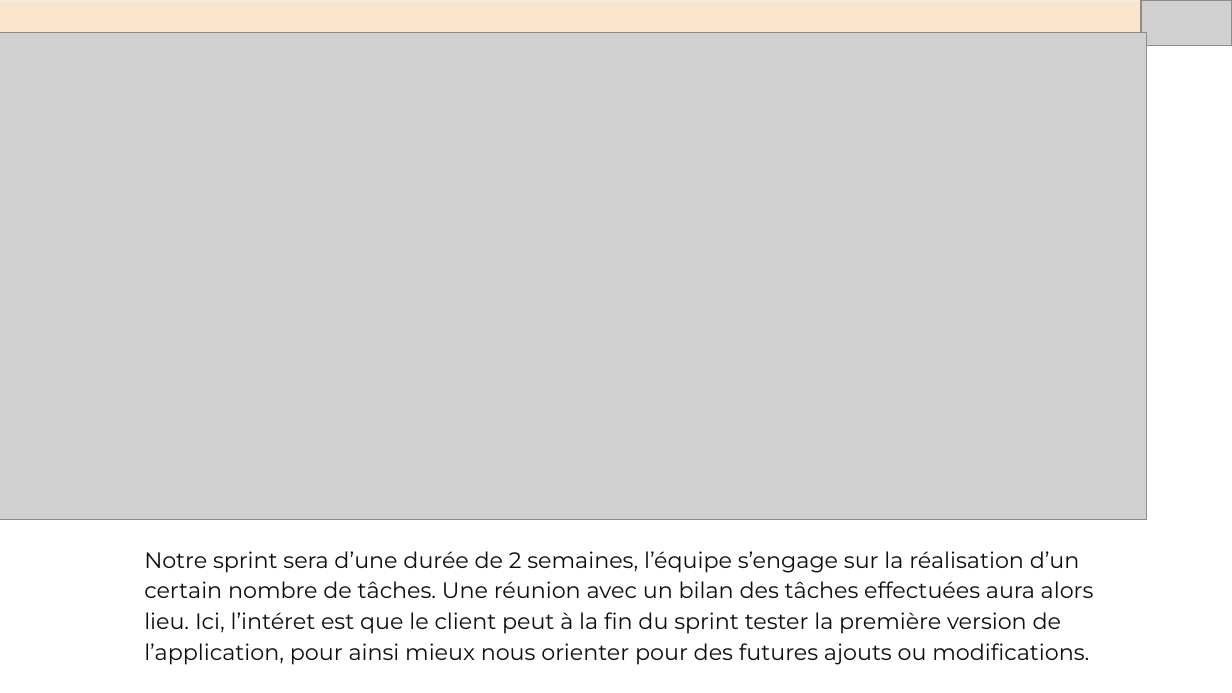
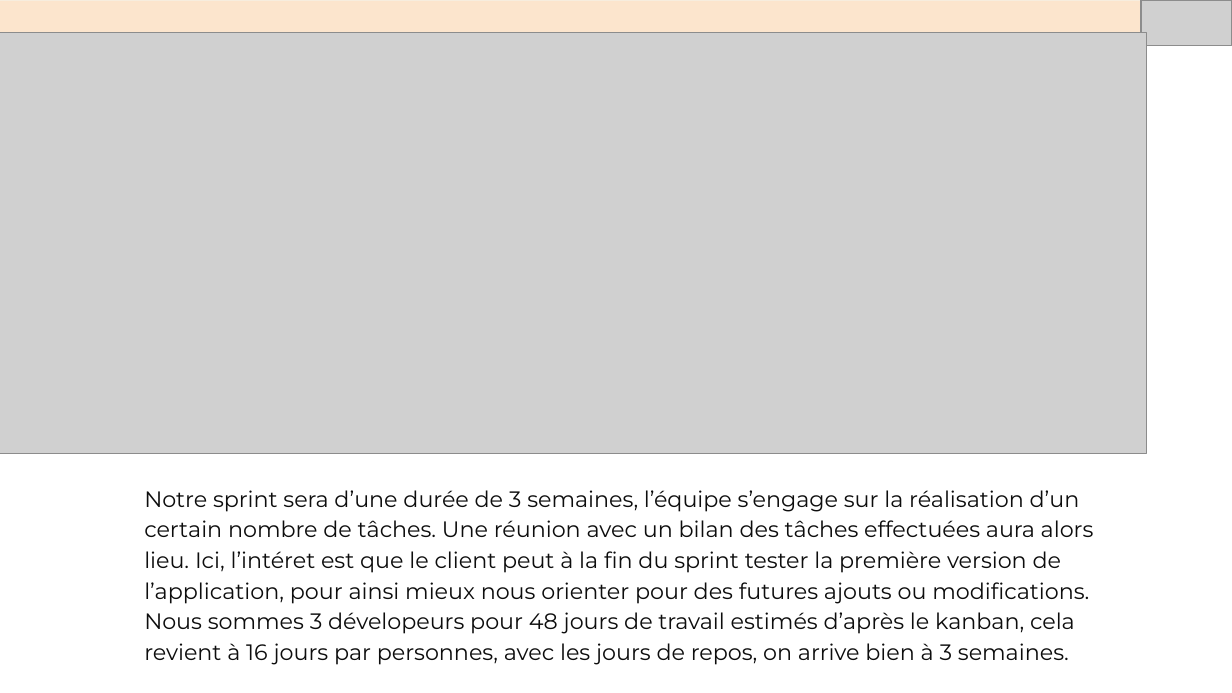
Before and after one commit to Nasus-Stackman/Projet7, a slide deck: slide 8 of Présentation.odp. Drawn at 1232x693 pixels with LibreOffice and Linux fonts; fonts in the diff are those of the drawing; grey boxes stand for pictures. Boxes give left, top, right and bottom in pixels: in the first picture for what was removed or moved away, otherwise in the second. Text is boxed around its words. In the diff, an @@ line names an element or a change of style, - is before the commit and + after.

Commit message:
version_finale

```diff
--- a/Présentation.odp
+++ b/Présentation.odp
@@ picture: place and size @@
-picture at bbox=[0, 32, 1146, 520]
+picture at bbox=[0, 32, 1146, 453]
@@ text at bbox=[144, 490, 1094, 665]: text changed @@
-Notre sprint sera d’une durée de 2 semaines, l’équipe s’engage sur la réalisation d’un certain nombre de tâches. Une réunion avec un bilan des tâches effectuées aura alors lieu. Ici, l’intéret est que le client peut à la fin du sprint tester la première version de l’application, pour ainsi mieux nous orienter pour des futures ajouts ou modifications.
+Notre sprint sera d’une durée de 3 semaines, l’équipe s’engage sur la réalisation d’un certain nombre de tâches. Une réunion avec un bilan des tâches effectuées aura alors lieu. Ici, l’intéret est que le client peut à la fin du sprint tester la première version de l’application, pour ainsi mieux nous orienter pour des futures ajouts ou modifications.
+Nous sommes 3 dévelopeurs pour 48 jours de travail estimés d’après le kanban, cela revient à 16 jours par personnes, avec les jours de repos, on arrive bien à 3 semaines.
```
